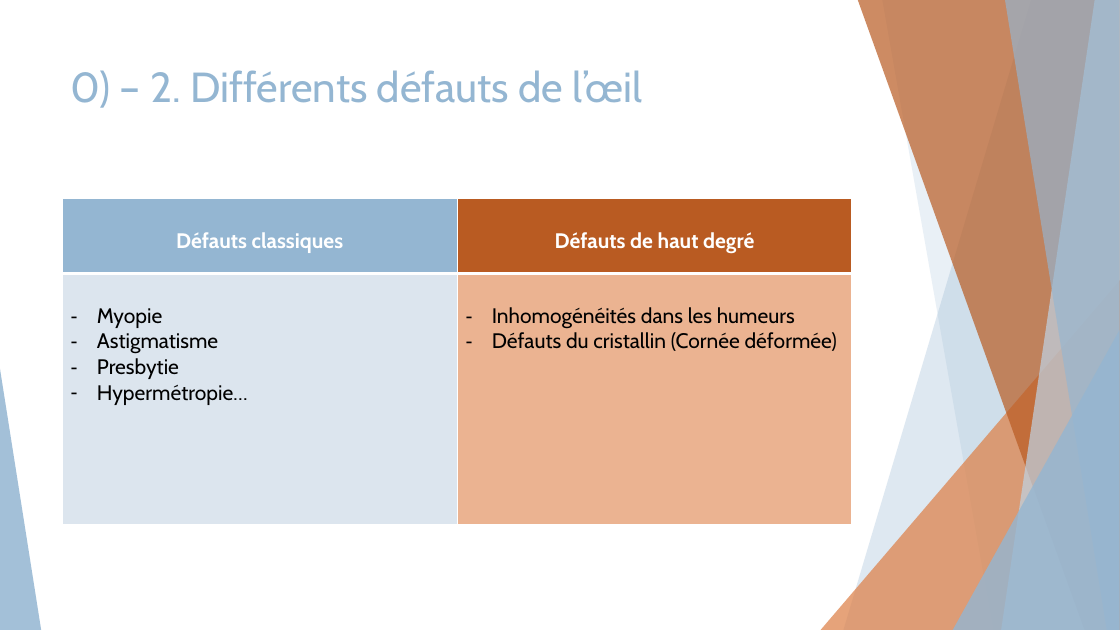
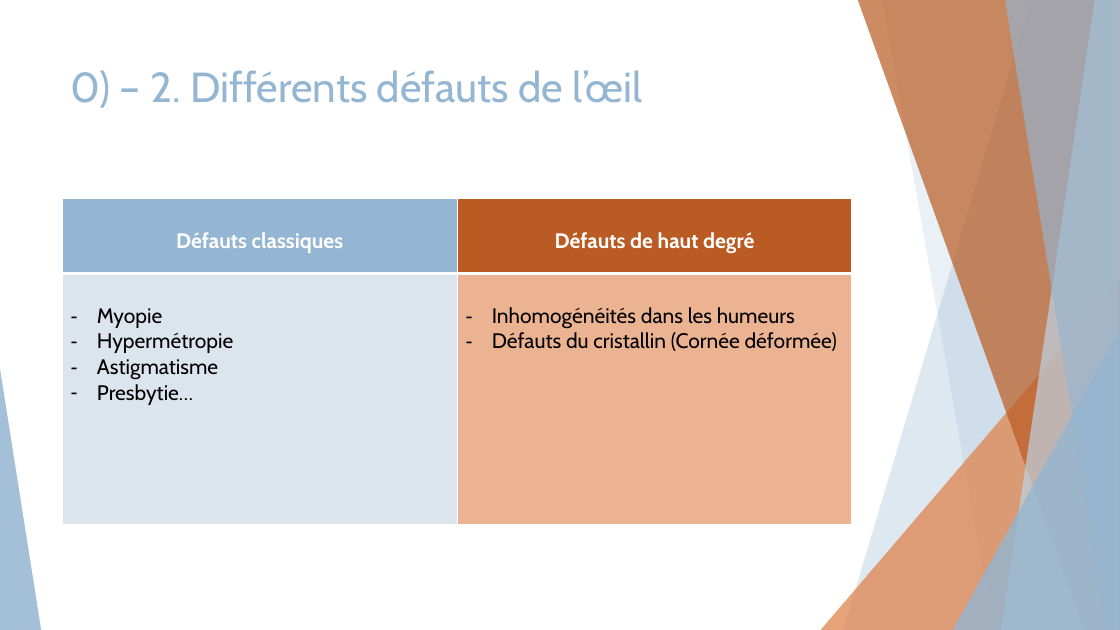
Before and after one commit to Lucas-brb/TIPE-2022, a slide deck: slide 5 of Présentation/Mesure des défauts de l'oeil v2.pptx. Drawn at 1120x630 pixels with LibreOffice and Linux fonts; fonts in the diff are those of the drawing. Boxes give left, top, right and bottom in pixels: in the first picture for what was removed or moved away, otherwise in the second. Text is boxed around its words. In the diff, an @@ line names an element or a change of style, - is before the commit and + after.

```diff
--- a/Présentation/Mesure des défauts de l'oeil v2.pptx
+++ b/Présentation/Mesure des défauts de l'oeil v2.pptx
@@ table at bbox=[62, 198, 852, 524] @@
-row 2, column 1: Myopie / Astigmatisme / Presbytie / Hypermétropie…
+row 2, column 1: Myopie / Hypermétropie / Astigmatisme / Presbytie…
```
Also in this commit, not shown: 5 other slides changed, 3 slides added, 1 slide removed, 2 other files.
